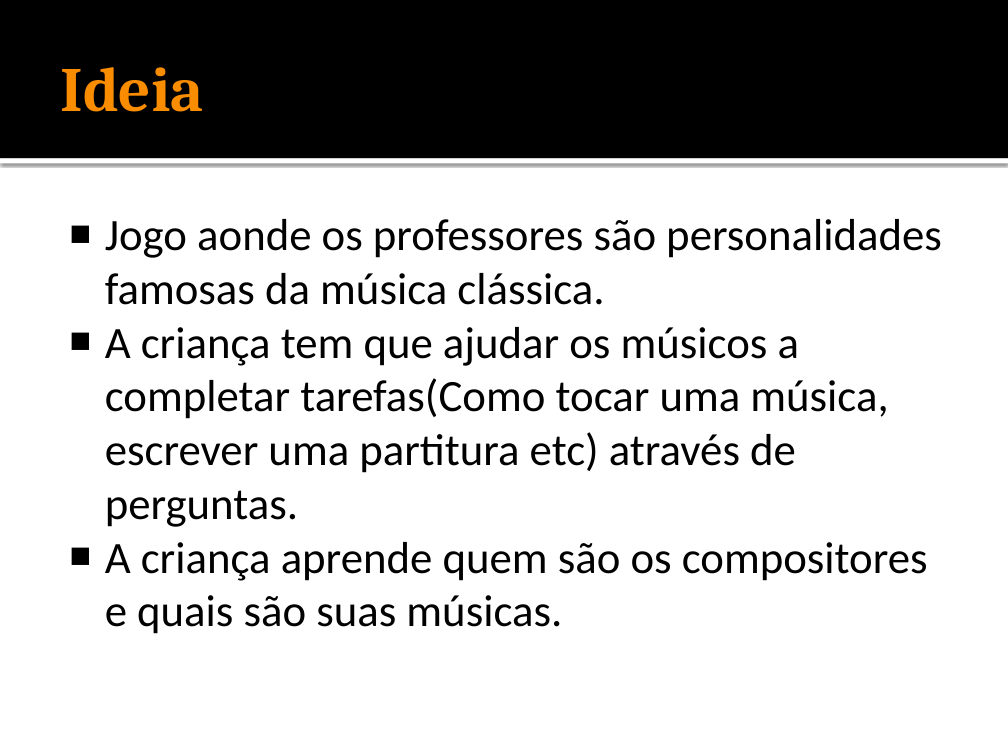
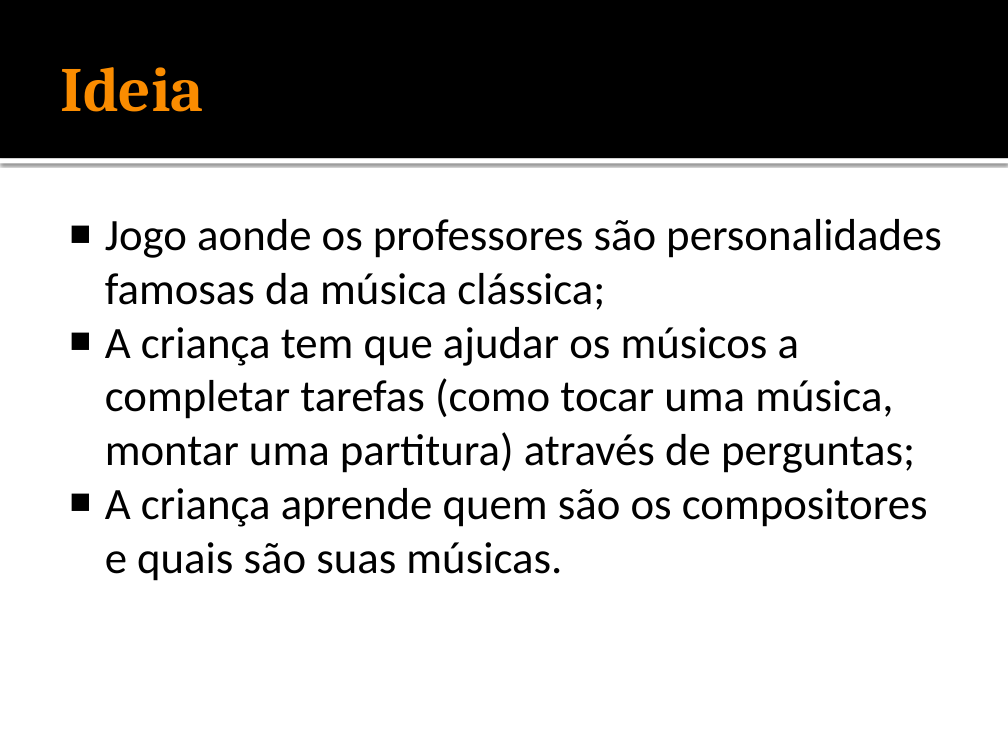
Before and after one commit to caiopetruccirosa/Musicologia, a slide deck: slide 5 of Pesquisa/Apresentação.pptx. Drawn at 1008x756 pixels with LibreOffice and Linux fonts; fonts in the diff are those of the drawing. Boxes give left, top, right and bottom in pixels: in the first picture for what was removed or moved away, otherwise in the second. Text is boxed around its words. In the diff, an @@ line names an element or a change of style, - is before the commit and + after.

Commit message:
Pós-apresentação
Uhu

```diff
--- a/Pesquisa/Apresentação.pptx
+++ b/Pesquisa/Apresentação.pptx
@@ text at box(105, 219, 942, 473): text changed @@
-■ Jogo aonde os professores são personalidades famosas da música clássica.
-■ A criança tem que ajudar os músicos a completar tarefas(Como tocar uma música, escrever uma partitura etc) através de perguntas.
+■ Jogo aonde os professores são personalidades famosas da música clássica;
+■ A criança tem que ajudar os músicos a completar tarefas (como tocar uma música, montar uma partitura) através de perguntas;
```
Also in this commit, not shown: 2 other slides changed, 32 other files.
